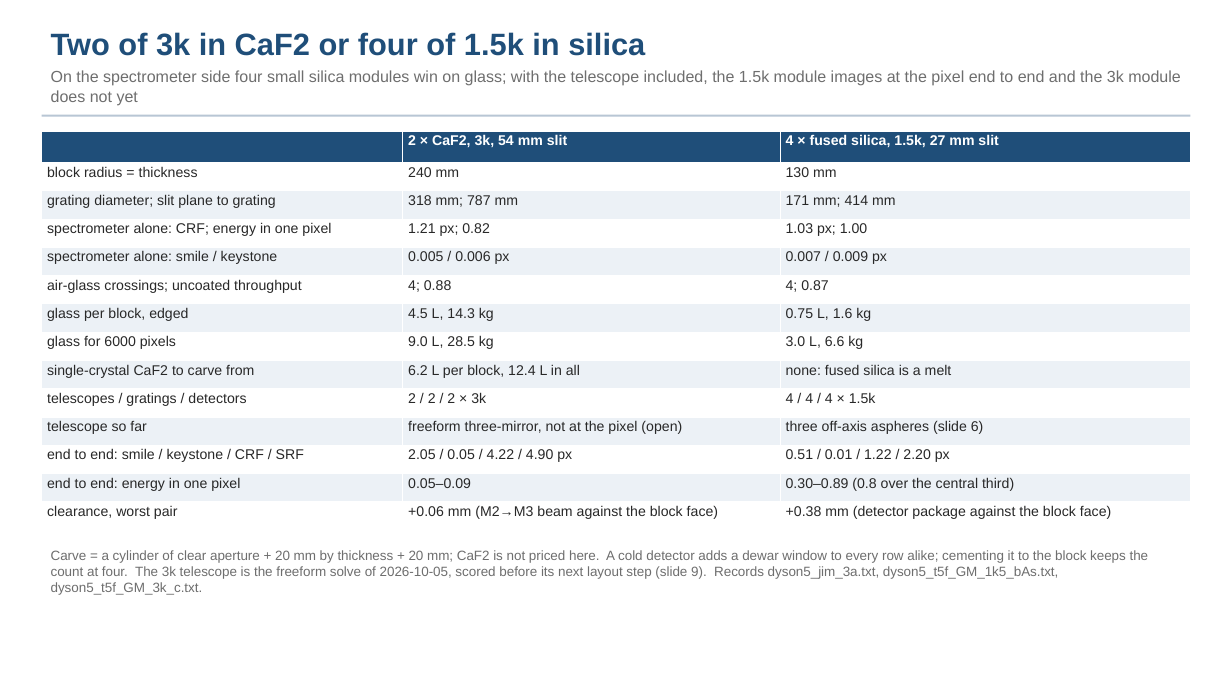
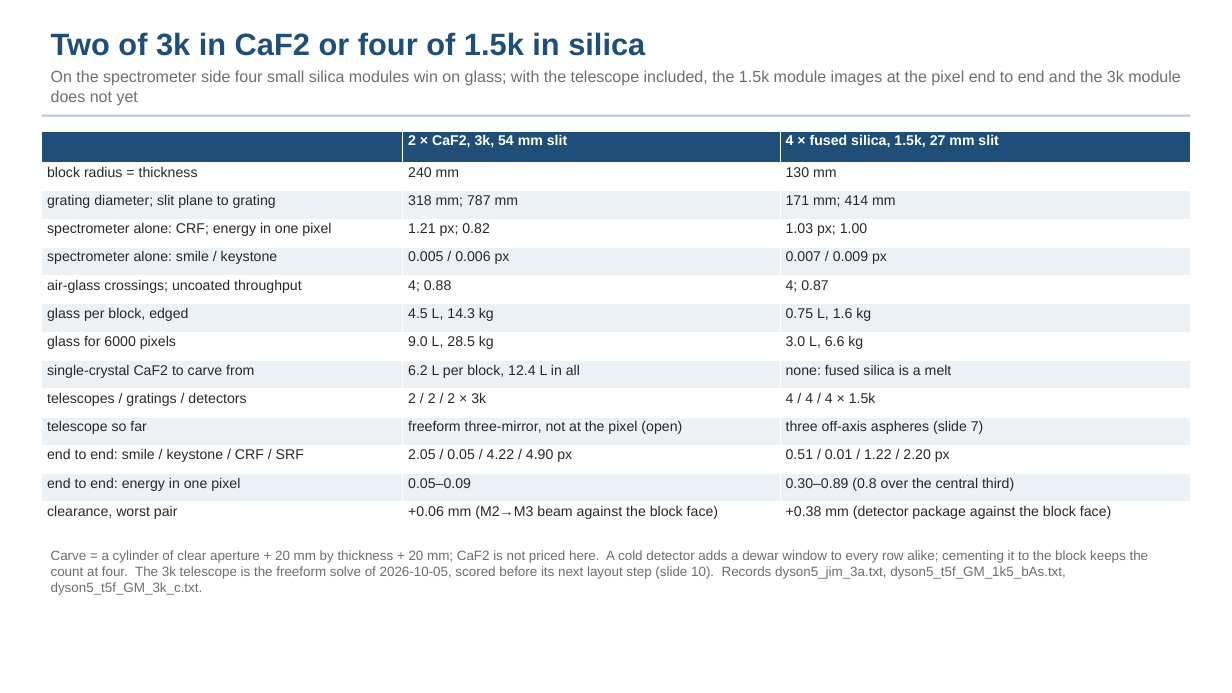
Before and after one commit to nasa-jpl/macos, a slide deck: slide 9 of demo_session/deck_dyson_record.pptx (slide 8 before the commit). Drawn at 1232x693 pixels with LibreOffice and Linux fonts; fonts in the diff are those of the drawing. Boxes give left, top, right and bottom in pixels: in the first picture for what was removed or moved away, otherwise in the second. Text is boxed around its words. In the diff, an @@ line names an element or a change of style, - is before the commit and + after.

```diff
--- a/demo_session/deck_dyson_record.pptx
+++ b/demo_session/deck_dyson_record.pptx
@@ table at (42, 131, 1191, 528) @@
-row 11, column 3: three off-axis aspheres (slide 6)
+row 11, column 3: three off-axis aspheres (slide 7)
@@ text at (51, 550, 1149, 579): text changed @@
-Carve = a cylinder of clear aperture + 20 mm by thickness + 20 mm; CaF2 is not priced here. A cold detector adds a dewar window to every row alike; cementing it to the block keeps the count at four. The 3k telescope is the freeform solve of 2026-10-05, scored before its next layout step (slide 9). Records dyson5_jim_3a.txt, dyson5_t5f_GM_1k5_bAs.txt, dyson5_t5f_GM_3k_c.txt.
+Carve = a cylinder of clear aperture + 20 mm by thickness + 20 mm; CaF2 is not priced here. A cold detector adds a dewar window to every row alike; cementing it to the block keeps the count at four. The 3k telescope is the freeform solve of 2026-10-05, scored before its next layout step (slide 10). Records dyson5_jim_3a.txt, dyson5_t5f_GM_1k5_bAs.txt, dyson5_t5f_GM_3k_c.txt.
```
Also in this commit, not shown: 9 other slides changed, 1 slide added, 2 other files.
